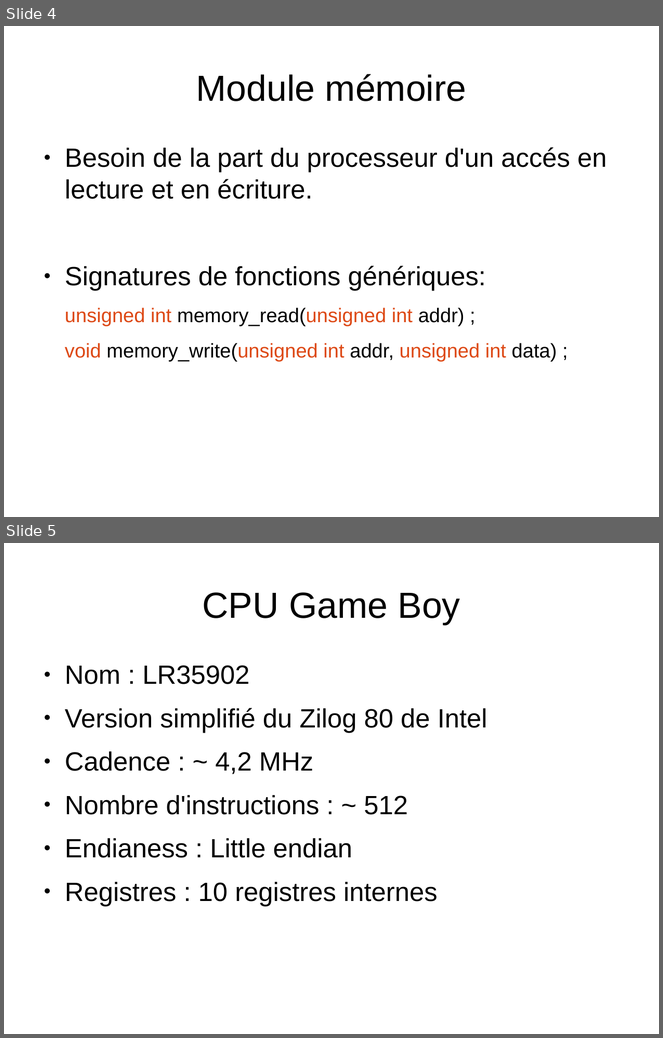
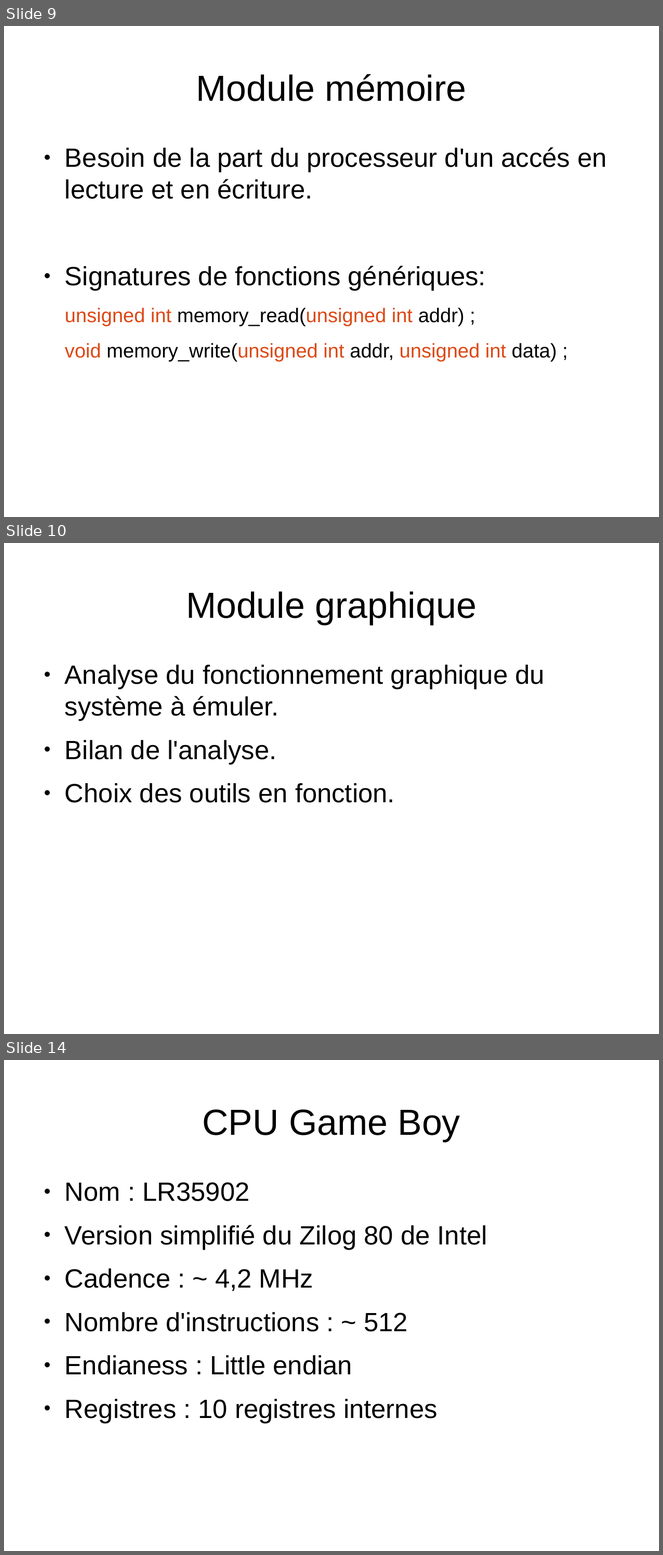
Before and after one commit to joakim-d/GroBoy, a slide deck: documents_TER/soutenance.odp. Shown one above the other, each under a label of ours: slides 4 and 5 before the commit, slides 9, 10 and 14 after it; the slides between them are not shown. The pictures are 663x1038 and 663x1555 pixels, drawn with LibreOffice and Linux fonts; fonts in the diff are those of the drawing. Boxes give left, top, right and bottom in pixels: in the first picture for what was removed or moved away, otherwise in the second. Text is boxed around its words. In the diff, an @@ line names an element or a change of style, - is before the commit and + after.

```diff
--- a/documents_TER/soutenance.odp
+++ b/documents_TER/soutenance.odp
@@ slide 10 added at [4,543,659,1034], background #FFFFFF @@
@@ title added at [186,591,477,625], 44 pt, text #000000 @@
+Module graphique
@@ text added at [65,665,545,803], 32 pt, text #000000 @@
+● Analyse du fonctionnement graphique du système à émuler.
+● Bilan de l'analyse.
+● Choix des outils en fonction.
@@ what was slide 4 is now slide 9 @@
@@ what was slide 5 is now slide 14 @@
```
Also in this commit, not shown: 2 slides changed, 23 other slides added.
